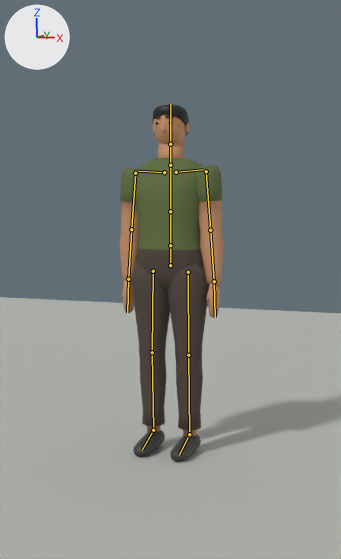
The Blender file assets/blender/characters/pedestrian_heavy.blend: old version first, new version second.
Camera for both pictures: the file's camera 'preview_camera'. The axes (+X, +Y, +Z) are drawn at upper left. The lights are the same throughout. The first picture is the older version. The bones that bend it are drawn over the model as lines.

Objects in the first picture: 'body', 'hair', 'head', 'preview_ground'.
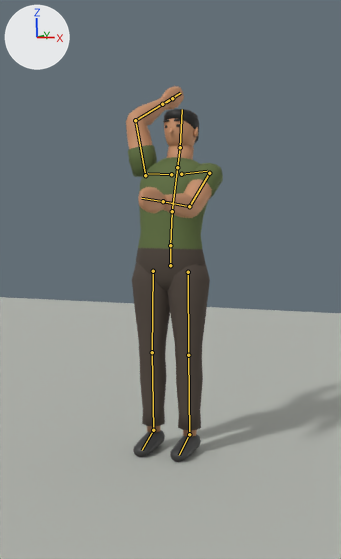
The newer file adds an action. The first version stands in its rest pose; the second is drawn at frame 5 of the action 'bat_swing_b'.

The edits, one by one:
Bone 'Spine' (bone_spine) turns from (0, 0, 0) to (-6, -5, 0) degrees about its own x, y and z.
Bone 'Chest' (bone_chest) turns from (0, 0, 0) to (-8, -5, 0) degrees about its own x, y and z.
Bone 'Head' (bone_head) turns from (0, 0, 0) to (8, 0, 0) degrees about its own x, y and z.
Bone 'LeftUpperArm' (bone_leftupperarm) turns from (0, 0, 0) to (-40, -4, -2) degrees about its own x, y and z.
Bone 'LeftLowerArm' (bone_leftlowerarm) turns from (0, 0, 0) to (-40, -3, -2) degrees about its own x, y and z.
Bone 'RightUpperArm' (bone_rightupperarm) turns from (0, 0, 0) to (-161, 21, -8) degrees about its own x, y and z.
Bone 'RightLowerArm' (bone_rightlowerarm) turns from (0, 0, 0) to (-70, 6, 1) degrees about its own x, y and z.

Changed parts and their boxes [x1, y1, x2, y2] in the pictures (341 x 559 px):
'body', posed (17% taller): before [120, 141, 223, 462]; after [126, 86, 223, 462]
'head', posed: before [153, 115, 189, 144]; after [163, 118, 198, 146]
'hair', posed (13% taller): before [153, 105, 189, 135]; after [164, 109, 199, 143]
bone 'Spine', root to tip: before (170, 245) to (170, 211); after (170, 245) to (172, 211)
bone 'Chest', root to tip: before (170, 211) to (170, 165); after (172, 211) to (177, 167)
bone 'Head', root to tip: before (170, 144) to (170, 104); after (180, 147) to (182, 109)
bone 'LeftUpperArm', root to tip: before (206, 171) to (210, 230); after (209, 173) to (189, 206)
bone 'LeftLowerArm', root to tip: before (210, 230) to (214, 281); after (189, 206) to (163, 201)
bone 'RightUpperArm', root to tip: before (135, 173) to (131, 229); after (145, 175) to (135, 120)
bone 'RightLowerArm', root to tip: before (131, 229) to (128, 279); after (135, 120) to (162, 104)
